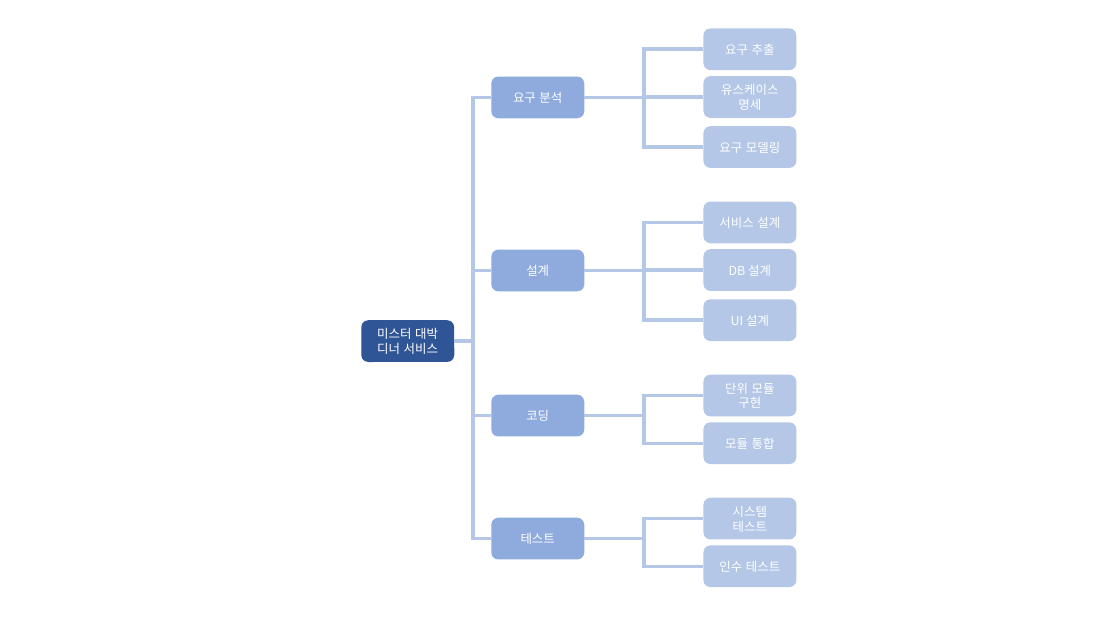
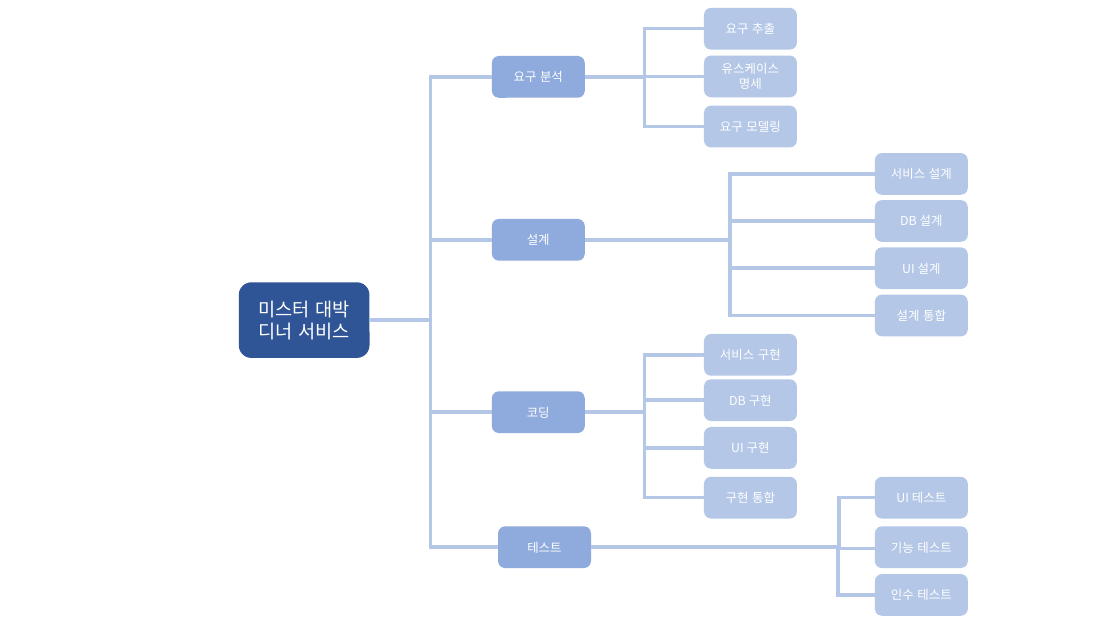
Before and after one commit to gusrb3164/sw_engineering_project, a slide deck: slide 1 of 계획서/WBS,CPM.pptx. Drawn at 1120x630 pixels with LibreOffice and Linux fonts; fonts in the diff are those of the drawing. Boxes give left, top, right and bottom in pixels: in the first picture for what was removed or moved away, otherwise in the second. Text is boxed around its words. In the diff, an @@ line names an element or a change of style, - is before the commit and + after.

```diff
--- a/계획서/WBS,CPM.pptx
+++ b/계획서/WBS,CPM.pptx
@@ elbow line moved from (492, 97) - (455, 342) to (492, 77) - (370, 320) @@
@@ 4 rounded rectangles, 3 elbow lines: place and size @@
-4 rounded rectangles, 3 elbow lines at (492, 28, 796, 168)
+4 rounded rectangles, 3 elbow lines at (492, 8, 797, 147)
@@ elbow line added from (585, 240) to (875, 174), #B4C7E7 2.25 pt @@
@@ rounded rectangle "설계": place and size @@
-rounded rectangle "설계" at (492, 250, 585, 291)
+rounded rectangle "설계" at (492, 220, 585, 261)
@@ elbow line added from (585, 240) to (875, 221), #B4C7E7 2.25 pt @@
@@ elbow line moved from (455, 342) - (492, 271) to (492, 240) - (370, 320) @@
@@ elbow line moved from (585, 271) - (703, 223) to (585, 240) - (875, 269) @@
@@ elbow line moved from (585, 271) - (703, 270) to (585, 240) - (875, 316) @@
@@ 3 rounded rectangles: place and size @@
-3 rounded rectangles at (703, 202, 796, 340)
+3 rounded rectangles at (875, 153, 968, 289)
@@ rounded rectangle "미스터 대박": place and size @@
-rounded rectangle "미스터 대박" at (362, 320, 455, 362)
+rounded rectangle "미스터 대박" at (239, 282, 370, 358)
@@ rounded rectangle "미스터 대박" at (239, 282, 370, 358): size 8 to 12 pt @@
@@ rounded rectangle added at (875, 295, 968, 336), fill #B4C7E7, 8 pt, text #FFFFFF @@
+설계 통합
@@ elbow line moved from (492, 539) - (455, 342) to (498, 548) - (370, 320) @@
@@ elbow line moved from (492, 416) - (455, 342) to (492, 412) - (370, 320) @@
@@ elbow line moved from (585, 271) - (703, 320) to (585, 412) - (704, 355) @@
@@ rounded rectangle added at (704, 334, 797, 375), fill #B4C7E7, 8 pt, text #FFFFFF @@
+서비스 구현
@@ rounded rectangle "DB 구현": place and size @@
-rounded rectangle "DB 구현" at (703, 375, 796, 417)
+rounded rectangle "DB 구현" at (704, 380, 797, 421)
@@ rounded rectangle "코딩": place and size @@
-rounded rectangle "코딩" at (492, 394, 585, 436)
+rounded rectangle "코딩" at (492, 391, 585, 432)
@@ elbow line moved from (585, 416) - (703, 444) to (585, 412) - (704, 448) @@
@@ elbow line moved from (585, 416) - (703, 395) to (585, 412) - (704, 400) @@
@@ elbow line added from (585, 412) to (704, 497), #B4C7E7 2.25 pt @@
@@ text in rounded rectangle at (729, 395, 772, 406): text changed @@
-단위 모듈 구현
+DB 구현
@@ rounded rectangle added at (704, 427, 797, 468), fill #B4C7E7, 8 pt, text #FFFFFF @@
+UI 구현
@@ rounded rectangle "구현 통합": place and size @@
-rounded rectangle "구현 통합" at (703, 422, 796, 464)
+rounded rectangle "구현 통합" at (704, 477, 797, 519)
@@ rounded rectangle added at (875, 477, 968, 519), fill #B4C7E7, 8 pt, text #FFFFFF @@
+UI 테스트
@@ elbow line moved from (585, 539) - (703, 519) to (591, 548) - (875, 497) @@
@@ text in rounded rectangle at (726, 492, 775, 503): text changed @@
-모듈 통합
+구현 통합
@@ rounded rectangle "테스트": place and size @@
-rounded rectangle "테스트" at (492, 517, 585, 559)
+rounded rectangle "테스트" at (498, 526, 591, 568)
@@ rounded rectangle "기능 테스트": place and size @@
-rounded rectangle "기능 테스트" at (703, 497, 796, 539)
+rounded rectangle "기능 테스트" at (875, 526, 968, 568)
@@ elbow line moved from (585, 539) - (703, 567) to (591, 548) - (875, 595) @@
@@ elbow line added from (591, 548) to (875, 549), #B4C7E7 2.25 pt @@
@@ text in rounded rectangle at (891, 542, 951, 553): text changed @@
-시스템 테스트
+기능 테스트
@@ rounded rectangle "인수 테스트": place and size @@
-rounded rectangle "인수 테스트" at (703, 545, 796, 587)
+rounded rectangle "인수 테스트" at (875, 575, 968, 616)
```
Also in this commit, not shown: 2 other slides changed, 4 other files.
